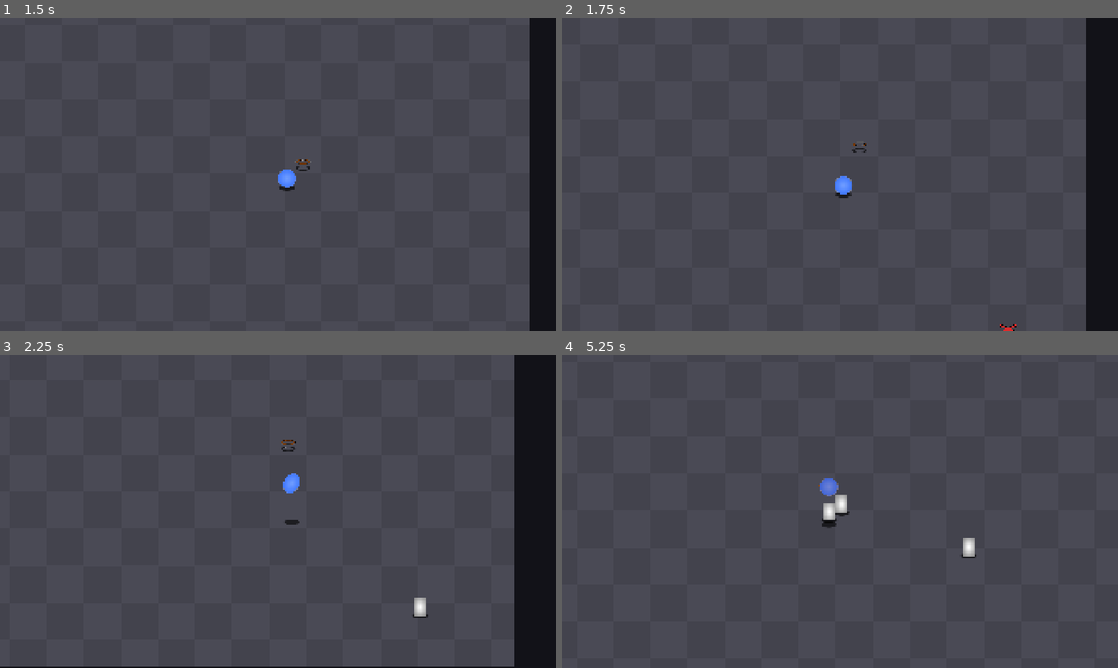
Above: before the commit, frames 1-4 (two rows, left to right).
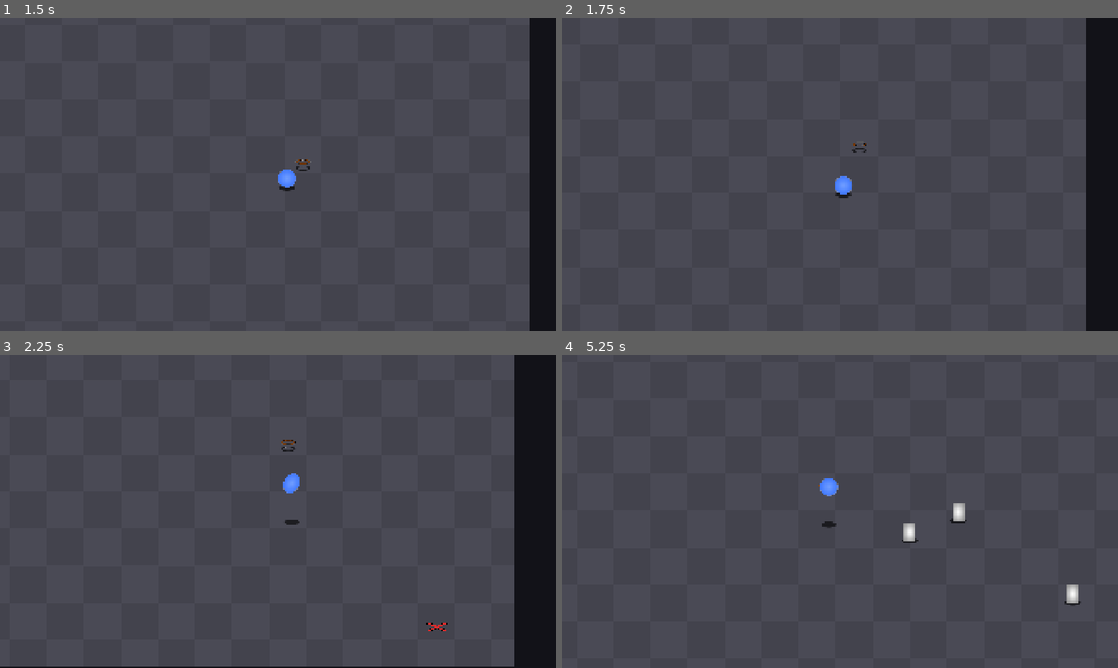
Above: after the commit, the same moments.

Repository: Lucarni-Lucas/entrega-boss-lucarni-lucas
Game: Godot game, scene res://scenes/arena.tscn
Same seed, same stepped clock (60 frames per second), same inputs: the game is played once before the commit and once after it.
Inputs:
- Up to frame 1 (1.5 s): tap Enter at 0.5 s; hold D (mover_derecha) 0.53-1.28 s; tap Z (boomerang) at 0.6 s; hold S (mover_abajo) from 1.28 s (still down); tap X (dive) at 1.35 s
- Up to frame 2 (1.75 s): keep holding S (mover_abajo)
- Up to frame 3 (2.25 s): release S (mover_abajo) at 2.03 s; hold D (mover_derecha) from 2.03 s (still down); tap Space (ground_pound) at 2.1 s
- Up to frame 4 (5.25 s): release D (mover_derecha) at 2.78 s; hold W (mover_arriba) 2.78-3.53 s; tap one key every 0.75 s from 2.85 s: C (slash) Z (boomerang) X (dive) Space (ground_pound); hold A (mover_izquierda) 3.53-5.03 s; hold S (mover_abajo) from 5.03 s (still down)

Frame 1 is identical in both runs. In frame 2, less than 0.1% of the frame differs, in the area x 78-82%, y 97-100%; in frame 3, 0.2%; in frame 4, 1.0%, in the area x 46-94%, y 39-81%.

Commit message:
saque colisiones de enemigos y curva de aparicion

Diff:
--- a/entrega-boss-lucarni-lucas/resources/enemigo_terrestre.tres
+++ b/entrega-boss-lucarni-lucas/resources/enemigo_terrestre.tres
@@ -5,7 +5,7 @@
 [resource]
 script = ExtResource("1_oqnwy")
 vida_max = 2
-velocidad = 350.0
+velocidad = 250.0
 alto = 60.0
-fuerza_separacion = 60.0
+dano_contacto = 0
 metadata/_custom_type_script = "uid://bogkc7efq10ps"
--- a/entrega-boss-lucarni-lucas/resources/player_params.tres
+++ b/entrega-boss-lucarni-lucas/resources/player_params.tres
@@ -6,7 +6,7 @@
 script = ExtResource("1_pk6jb")
 slash_empuje = 850.0
 gp_dano = 2
-gp_proteccion = 0.1
+gp_radio_impacto = 100.0
 gp_empuje = 850.0
 dive_cargas_max = 4
 metadata/_custom_type_script = "uid://bpnf8ftr7uhrk"
--- a/entrega-boss-lucarni-lucas/resources/spawner_params.tres
+++ b/entrega-boss-lucarni-lucas/resources/spawner_params.tres
@@ -2,7 +2,12 @@
 
 [ext_resource type="Script" uid="uid://jtfyndpaudrq" path="res://scripts/params/spawner_params.gd" id="1_6eo2x"]
 
+[sub_resource type="Curve" id="Curve_17cpx"]
+_limits = [0.1, 1.5, 0.0, 60.0]
+_data = [Vector2(0, 1.5), 0.0, -0.05, 0, 1, Vector2(10, 1), -0.05, -0.030000001, 1, 1, Vector2(20, 0.7), -0.030000001, -0.029999997, 1, 1, Vector2(30, 0.4), -0.029999997, -0.030000001, 1, 1, Vector2(40, 0.1), -0.030000001, 0.0, 1, 1]
+point_count = 5
+
 [resource]
 script = ExtResource("1_6eo2x")
-intervalo = 1.0
+curva_intervalo = SubResource("Curve_17cpx")
 metadata/_custom_type_script = "uid://jtfyndpaudrq"
--- a/entrega-boss-lucarni-lucas/scenes/enemigos/enemigo.gd
+++ b/entrega-boss-lucarni-lucas/scenes/enemigos/enemigo.gd
@@ -18,7 +18,6 @@
 @onready var _hurtbox: Hurtbox = $Hurtbox
 @onready var _visual: Sprite2D = $Sprite/Visual
 @onready var _hitbox: Hitbox = $Hitbox
-@onready var _separacion: Area2D = $Separacion
 
 
 func _ready() -> void:
@@ -97,15 +96,5 @@
 	create_tween().tween_property(self, "modulate", Color.WHITE, 0.2)
 
 
-func empuje_separacion() -> Vector2:
-	var empuje := Vector2.ZERO
-	for otro in _separacion.get_overlapping_bodies():
-		if otro != self:
-			empuje += otro.global_position.direction_to(global_position)
-	return empuje * params.fuerza_separacion
-
-
 func velocidad_externa() -> Vector2:
-	if muerto:
-		return _empuje
-	return empuje_separacion() + _empuje
+	return _empuje
--- a/entrega-boss-lucarni-lucas/scenes/enemigos/enemigo.tscn
+++ b/entrega-boss-lucarni-lucas/scenes/enemigos/enemigo.tscn
@@ -24,9 +24,6 @@
 height = 42.0
 
 [sub_resource type="CircleShape2D" id="CircleShape2D_xrivr"]
-
-[sub_resource type="CircleShape2D" id="CircleShape2D_13qdw"]
-radius = 20.0
 
 [node name="Enemigo" type="CharacterBody2D" unique_id=794546459]
 collision_layer = 4
@@ -57,10 +54,3 @@
 [node name="CollisionShape2D" type="CollisionShape2D" parent="Hitbox" unique_id=2026929855]
 rotation = 1.5707964
 shape = SubResource("CircleShape2D_xrivr")
-
-[node name="Separacion" type="Area2D" parent="." unique_id=1990458487]
-collision_layer = 0
-collision_mask = 4
-
-[node name="CollisionShape2D" type="CollisionShape2D" parent="Separacion" unique_id=1993446038]
-shape = SubResource("CircleShape2D_13qdw")
--- a/entrega-boss-lucarni-lucas/scenes/spawner/spawner.gd
+++ b/entrega-boss-lucarni-lucas/scenes/spawner/spawner.gd
@@ -7,6 +7,9 @@
 @export var contenedor: Node2D
 @export var area := Rect2(0, 0, 2000, 1500)
 
+const _INTERVALO_MINIMO := 0.05
+
+var _tiempo_partida := 0.0
 var _pool_enemigos: Pool
 var _pool_marcas: Pool
 var _jugador: Player
@@ -22,9 +25,11 @@
 
 
 func _physics_process(delta: float) -> void:
+	_tiempo_partida += delta
 	_tiempo += delta
-	if _tiempo >= params.intervalo:
-		_tiempo -= params.intervalo
+	var intervalo := _intervalo_actual()
+	while _tiempo >= intervalo:
+		_tiempo -= intervalo
 		_marcar_spawn()
 
 
@@ -52,8 +57,7 @@
 func _on_marca_lista(marca: MarcaSpawn) -> void:
 	var posicion := marca.global_position
 	_pool_marcas.devolver(marca)
-	var enemigo: Enemigo = _pool_enemigos.tomar()
-	enemigo.activar_en(posicion)
+	_elegir_enemigo().activar_en(posicion)
 
 
 func _preparar_enemigo(enemigo: Enemigo) -> void:
@@ -62,3 +66,25 @@
 
 func _preparar_marca(marca: MarcaSpawn) -> void:
 	marca.lista.connect(_on_marca_lista)
+
+
+func _elegir_enemigo() -> Enemigo:
+	if _pool_enemigos.en_uso().size() >= params.max_enemigos:
+		var viejo := _mas_viejo_vivo()
+		if viejo != null:
+			_pool_enemigos.devolver(viejo)
+	return _pool_enemigos.tomar()
+
+
+func _mas_viejo_vivo() -> Enemigo:
+	for nodo in _pool_enemigos.en_uso():
+		var enemigo := nodo as Enemigo
+		if not enemigo.muerto:
+			return enemigo
+	return null
+
+
+func _intervalo_actual() -> float:
+	if params.curva_intervalo == null:
+		return params.intervalo
+	return maxf(params.curva_intervalo.sample(_tiempo_partida), _INTERVALO_MINIMO)
--- a/entrega-boss-lucarni-lucas/scripts/params/enemy_params.gd
+++ b/entrega-boss-lucarni-lucas/scripts/params/enemy_params.gd
@@ -8,6 +8,5 @@
 @export var dano_contacto: int = 5
 @export var color := Color.WHITE
 @export_range(0.05, 2, 0.05, "suffix:s") var intervalo_contacto: float = 0.4
-@export_range(0, 500, 5, "suffix:px/s") var fuerza_separacion: float = 120.0
 @export_range(0, 10000, 50, "suffix:px/s²") var frenado_empuje: float = 2400.0
 @export_range(0, 2, 0.05, "suffix:s") var duracion_muerte: float = 0.5
--- a/entrega-boss-lucarni-lucas/scripts/params/spawner_params.gd
+++ b/entrega-boss-lucarni-lucas/scripts/params/spawner_params.gd
@@ -1,8 +1,10 @@
 extends Resource
 class_name SpawnerParams
 
-@export_range(0.1, 10, 0.1, "suffix:s") var intervalo: float = 1.5
+@export_range(0.05, 10, 0.05, "suffix:s") var intervalo: float = 0.5
+@export var curva_intervalo: Curve
 @export var precalentar: int = 20
+@export var max_enemigos: int = 99
 @export_range(0, 200, 5, "suffix:px") var margen: float = 40.0
 @export_range(0, 1000, 10, "suffix:px") var distancia_minima: float = 400.0
 @export var intentos: int = 10
--- a/entrega-boss-lucarni-lucas/scripts/pool.gd
+++ b/entrega-boss-lucarni-lucas/scripts/pool.gd
@@ -5,6 +5,7 @@
 var _contenedor: Node
 var _al_crear: Callable
 var _libres: Array[Node] = []
+var _en_uso: Array[Node] = []
 ## Los nodos que maneja tienen que implementar desactivar().
 
 
@@ -20,13 +21,14 @@
 
 
 func tomar() -> Node:
-	if _libres.is_empty():
-		return _crear()
-	return _libres.pop_back()
+	var nodo: Node = _crear() if _libres.is_empty() else _libres.pop_back()
+	_en_uso.append(nodo)
+	return nodo
 
 
 func devolver(nodo: Node) -> void:
 	nodo.desactivar()
+	_en_uso.erase(nodo)
 	_libres.append(nodo)
 
 
@@ -36,3 +38,7 @@
 	_al_crear.call(nodo)
 	nodo.desactivar()
 	return nodo
+
+
+func en_uso() -> Array[Node]:
+	return _en_uso
